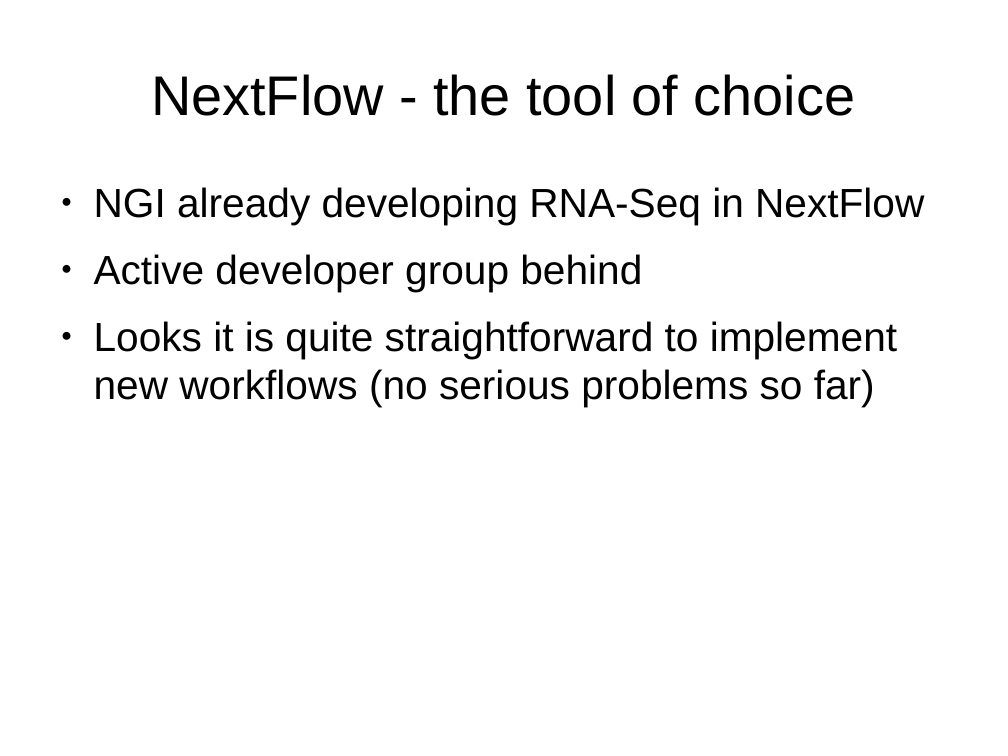
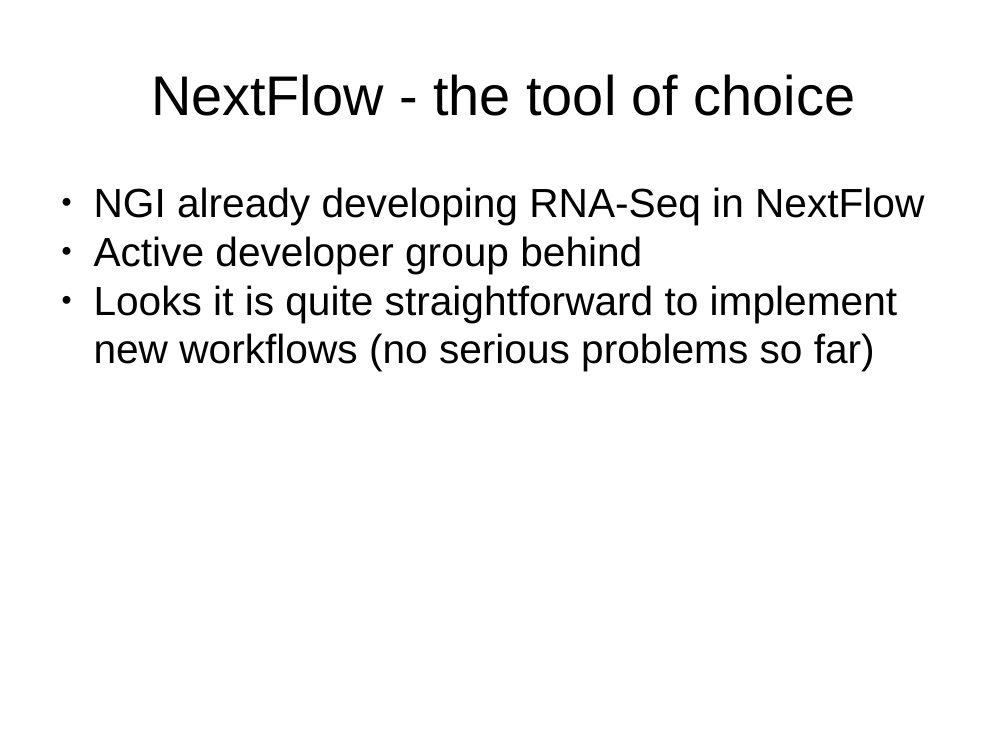
Before and after one commit to nf-core/sarek, a slide deck: slide 2 of doc/Sprint1_tools.odp. Drawn at 1008x756 pixels with LibreOffice and Linux fonts; fonts in the diff are those of the drawing. Boxes give left, top, right and bottom in pixels: in the first picture for what was removed or moved away, otherwise in the second. Text is boxed around its words. In the diff, an @@ line names an element or a change of style, - is before the commit and + after.

```diff
--- a/doc/Sprint1_tools.odp
+++ b/doc/Sprint1_tools.odp
@@ text "NGI already developing RNA-Seq in ..." at (94, 187, 924, 371): less space between paragraphs @@
```
Also in this commit, not shown: 3 other slides changed.
